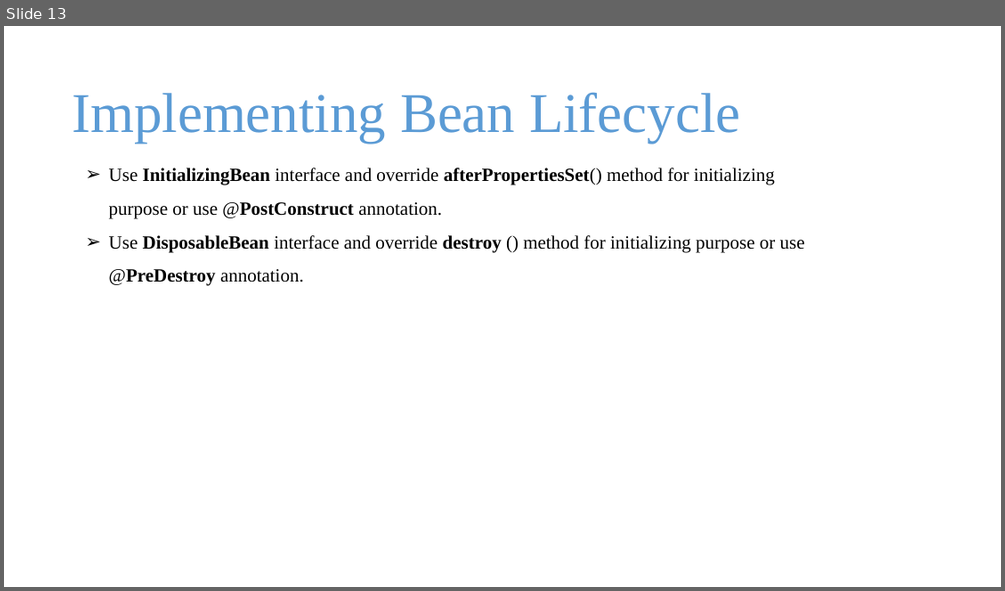
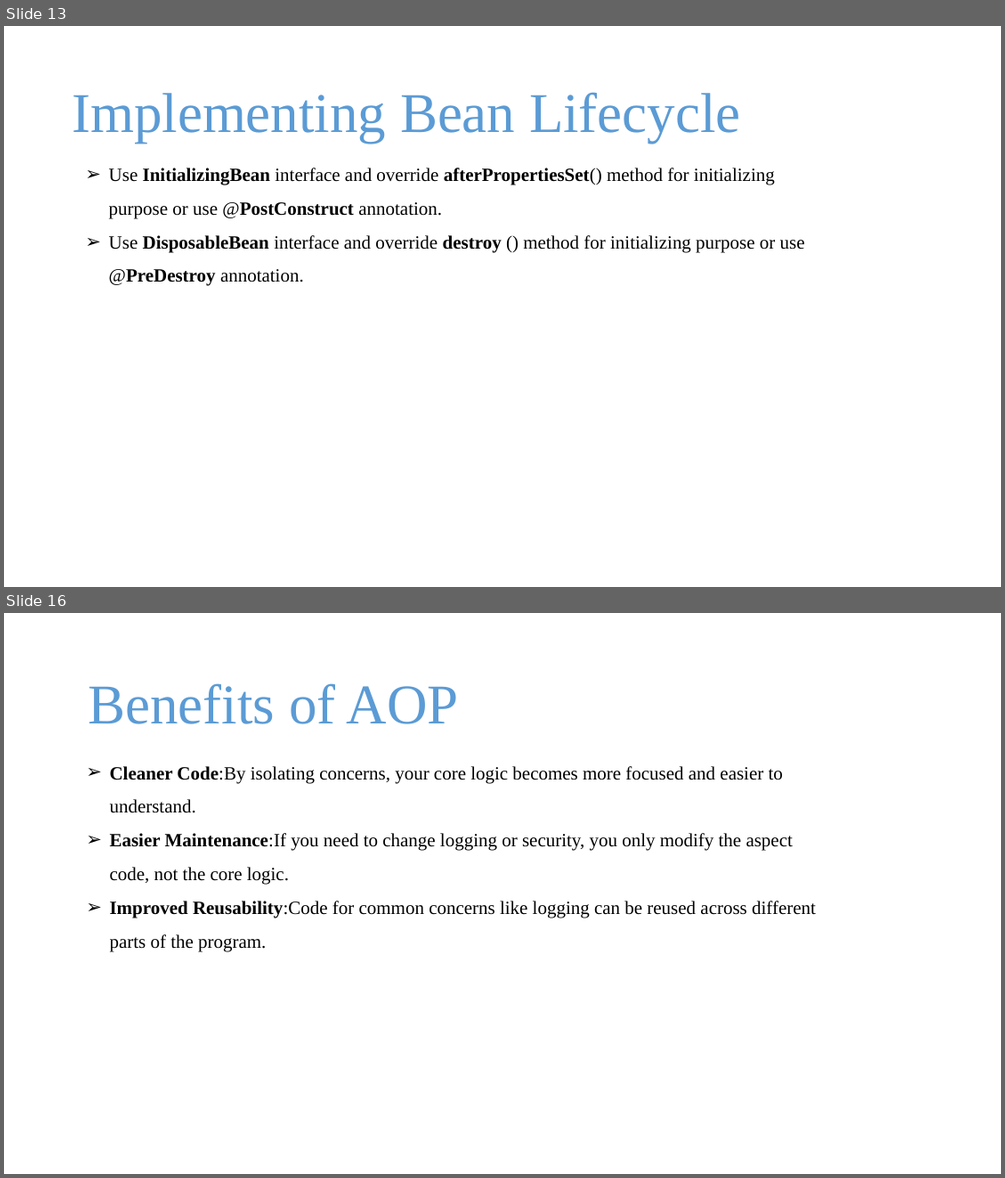
Before and after one commit to batchlcwd/spring-boot-microservices-batch2402, a slide deck: 2_spring and spring boot.pptx. Shown one above the other, each under a label of ours: slide 13 before the commit, slides 13 and 16 after it; the slides between them are not shown. The pictures are 1005x591 and 1005x1178 pixels, drawn with LibreOffice and Linux fonts; fonts in the diff are those of the drawing; background and template pictures are left out. Boxes give left, top, right and bottom in pixels: in the first picture for what was removed or moved away, otherwise in the second. Text is boxed around its words. In the diff, an @@ line names an element or a change of style, - is before the commit and + after.

```diff
--- a/2_spring and spring boot.pptx
+++ b/2_spring and spring boot.pptx
@@ slide 16 added at (x1=4, y1=613, x2=1001, y2=1174), background picture (left out) @@
@@ text added at (x1=89, y1=683, x2=459, y2=724), 54 pt, text gradient #1F4E79 to #5B9BD5 to #9DC3E6 @@
+Benefits of AOP
@@ text added at (x1=110, y1=766, x2=816, y2=951), 18 pt, text #000000 @@
+➢ Cleaner Code:By isolating concerns, your core logic becomes more focused and easier to understand.
+➢ Easier Maintenance:If you need to change logging or security, you only modify the aspect code, not the core logic.
+➢ Improved Reusability:Code for common concerns like logging can be reused across different parts of the program.
```
Also in this commit, not shown: 4 other slides added, 22 other files.
